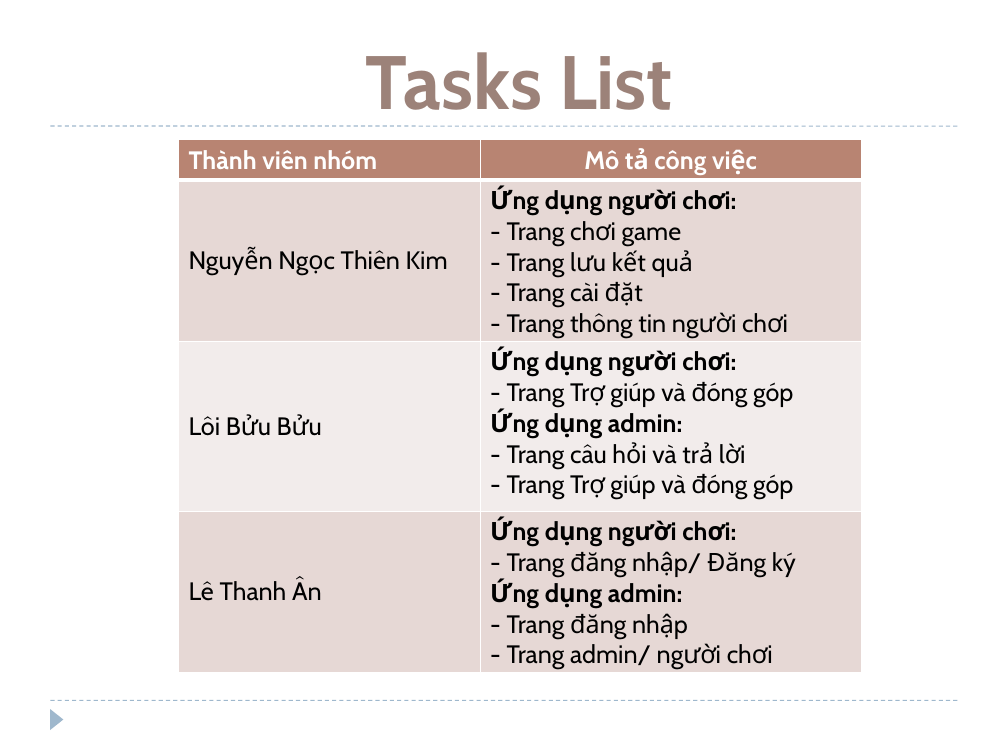
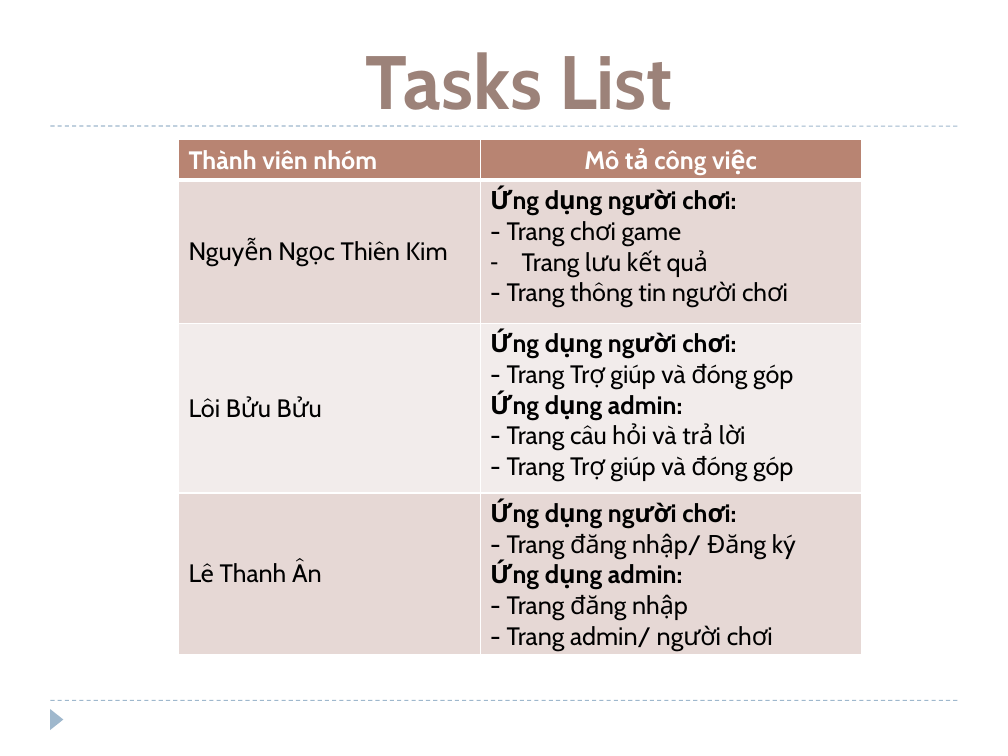
Before and after one commit to kimntnguyen236/Project_Sem2, a slide deck: slide 7 of Game_DHBC/Documents/PresentationGameDHBC.pptx. Drawn at 1008x756 pixels with LibreOffice and Linux fonts; fonts in the diff are those of the drawing; background and template pictures are left out. Boxes give left, top, right and bottom in pixels: in the first picture for what was removed or moved away, otherwise in the second. Text is boxed around its words. In the diff, an @@ line names an element or a change of style, - is before the commit and + after.

```diff
--- a/Game_DHBC/Documents/PresentationGameDHBC.pptx
+++ b/Game_DHBC/Documents/PresentationGameDHBC.pptx
@@ table at <box>178,140,861,655</box> @@
-row 2, column 2: Ứng dụng người chơi: / - Trang chơi game / - Trang lưu kết quả / - Trang cài đặt / - Trang thông tin người chơi
+row 2, column 2: Ứng dụng người chơi: / - Trang chơi game / Trang lưu kết quả / - Trang thông tin người chơi
```
